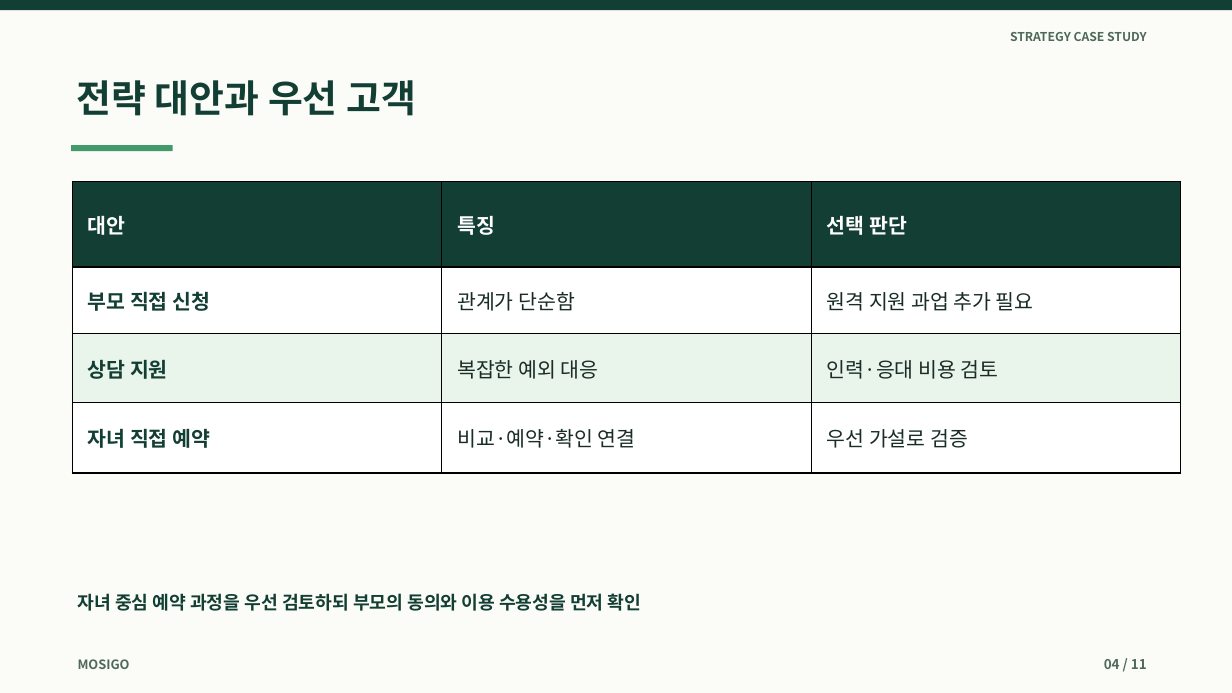
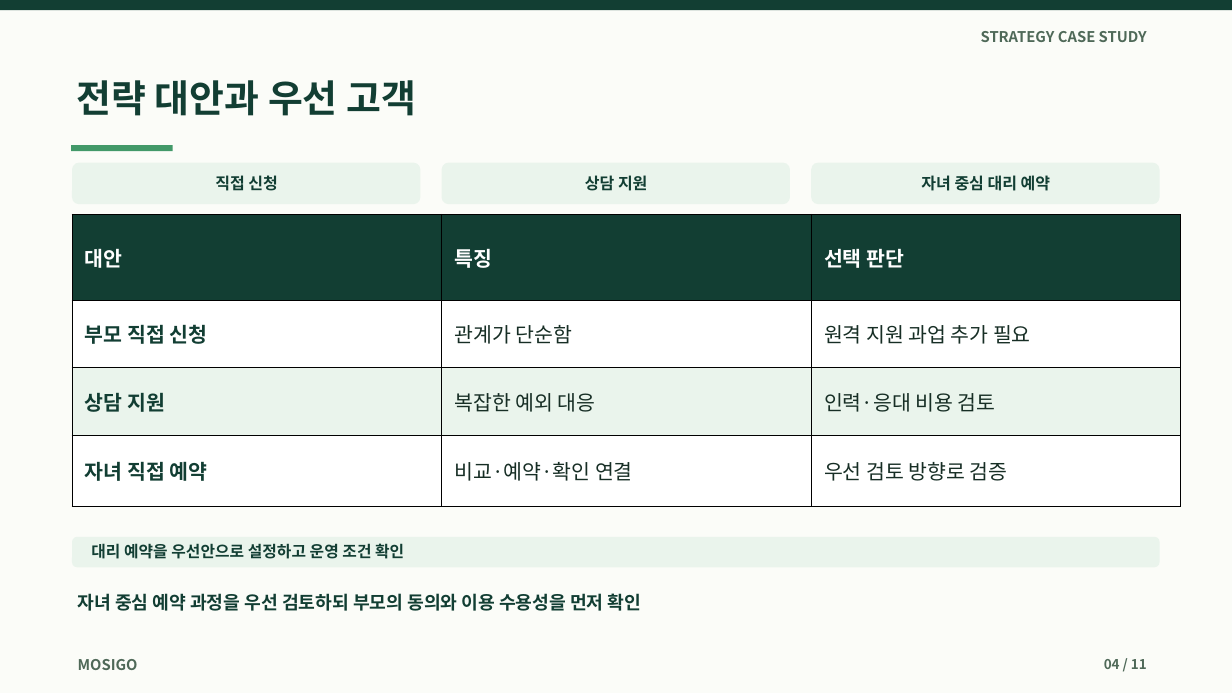
Before and after one commit to dohyunkimmm/mosigo-case-study, a slide deck: slide 4 of downloads/mosigo_report.pptx. Drawn at 1232x693 pixels with LibreOffice and Linux fonts; fonts in the diff are those of the drawing. Boxes give left, top, right and bottom in pixels: in the first picture for what was removed or moved away, otherwise in the second. Text is boxed around its words. In the diff, an @@ line names an element or a change of style, - is before the commit and + after.

Commit message:
design: modernize MOSIGO 11-slide editable presentation and scenario labels

```diff
--- a/downloads/mosigo_report.pptx
+++ b/downloads/mosigo_report.pptx
@@ text "STRATEGY CASE STUDY" at (981, 31, 1147, 42): size 9.5 to 11.5 pt @@
@@ rounded rectangle added at (72, 163, 421, 204), fill #EAF4EC @@
@@ text added at (215, 175, 277, 191), 12.5 pt, text #123E33, bold @@
+직접 신청
@@ rounded rectangle added at (442, 163, 790, 204), fill #EAF4EC @@
@@ text added at (585, 175, 647, 191), 12.5 pt, text #123E33, bold @@
+상담 지원
@@ rounded rectangle added at (811, 163, 1160, 204), fill #EAF4EC @@
@@ text added at (921, 175, 1050, 191), 12.5 pt, text #123E33, bold @@
+자녀 중심 대리 예약
@@ table at (72, 214, 1181, 493) @@
-row 4, column 3: 우선 가설로 검증
+row 4, column 3: 우선 검토 방향로 검증
@@ fill #E9F4EB to #EAF4EC in row 3 @@
@@ text colour #192C25 to #172E25 in "관계가 단순함", "원격 지원 과업 추가 필요", "복잡한 예외 대응", "인력·응대 비용 검토" and 1 more places @@
@@ table: place and size @@
-table at (72, 181, 1181, 473)
+table at (72, 214, 1181, 493)
@@ rounded rectangle added at (72, 537, 1160, 567), fill #EAF4EC @@
@@ text added at (91, 543, 404, 559), 12.3 pt, text #123E33, bold @@
+대리 예약을 우선안으로 설정하고 운영 조건 확인
@@ text "MOSIGO" at (78, 659, 138, 670): size 10 to 11.5 pt @@
```
Also in this commit, not shown: 10 other slides changed.
